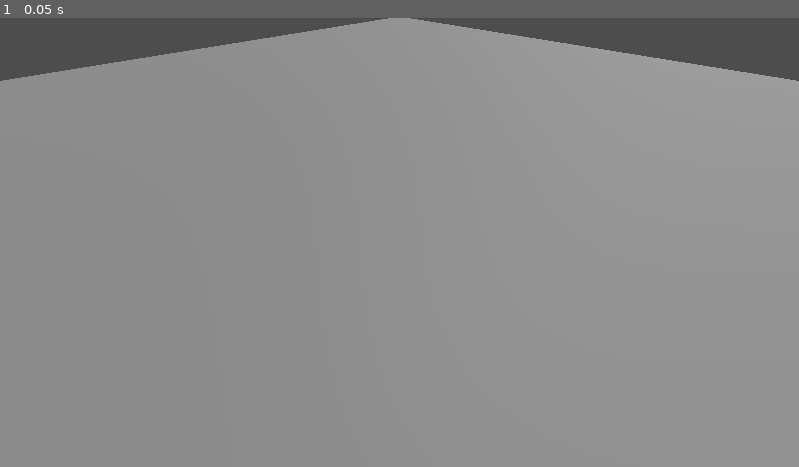
Above: before the commit, frame 1.
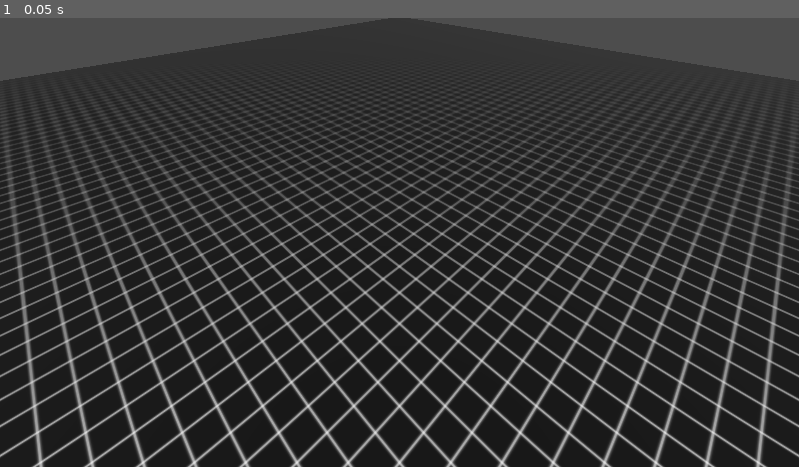
Above: after the commit, the same moment.

Repository: Sprotex/ludum-dare-53
Game: Godot game, scene res://main_level.tscn
Two runs of this game, one before a commit and one after it. Both use one fixed random seed, a clock stepped at 60 frames per second and the inputs below.
Inputs:
- Up to frame 1 (0.05 s): no input

The runs differ from the first frame. In frame 1, 88% of the frame differs, in the area x 0-100%, y 0-100%.

Commit message:
add test grid material

Diff:
--- /dev/null
+++ b/environment/grid_material.tres
@@ -0,0 +1,7 @@
+[gd_resource type="StandardMaterial3D" load_steps=2 format=3 uid="uid://ma3cfl75n5he"]
+
+[ext_resource type="Texture2D" uid="uid://buwh3gdu7wknm" path="res://square.png" id="1_4rdis"]
+
+[resource]
+albedo_texture = ExtResource("1_4rdis")
+uv1_scale = Vector3(100, 100, 100)
--- a/main_level.tscn
+++ b/main_level.tscn
@@ -1,6 +1,7 @@
-[gd_scene load_steps=4 format=3 uid="uid://hd36wgmimmec"]
+[gd_scene load_steps=5 format=3 uid="uid://hd36wgmimmec"]
 
 [ext_resource type="Environment" uid="uid://dhvcx7ga4gqn1" path="res://environment/default_environment.tres" id="1_a50hs"]
+[ext_resource type="Material" uid="uid://ma3cfl75n5he" path="res://environment/grid_material.tres" id="1_u24ok"]
 
 [sub_resource type="QuadMesh" id="QuadMesh_aw3qp"]
 size = Vector2(100, 100)
@@ -11,6 +12,7 @@
 
 [node name="Floor" type="MeshInstance3D" parent="."]
 transform = Transform3D(1, 0, 0, 0, -4.37114e-08, 1, 0, -1, -4.37114e-08, 0, 0, 0)
+material_override = ExtResource("1_u24ok")
 mesh = SubResource("QuadMesh_aw3qp")
 skeleton = NodePath("")
 
Binary file added: square.png
Not shown, added: square.png.import
